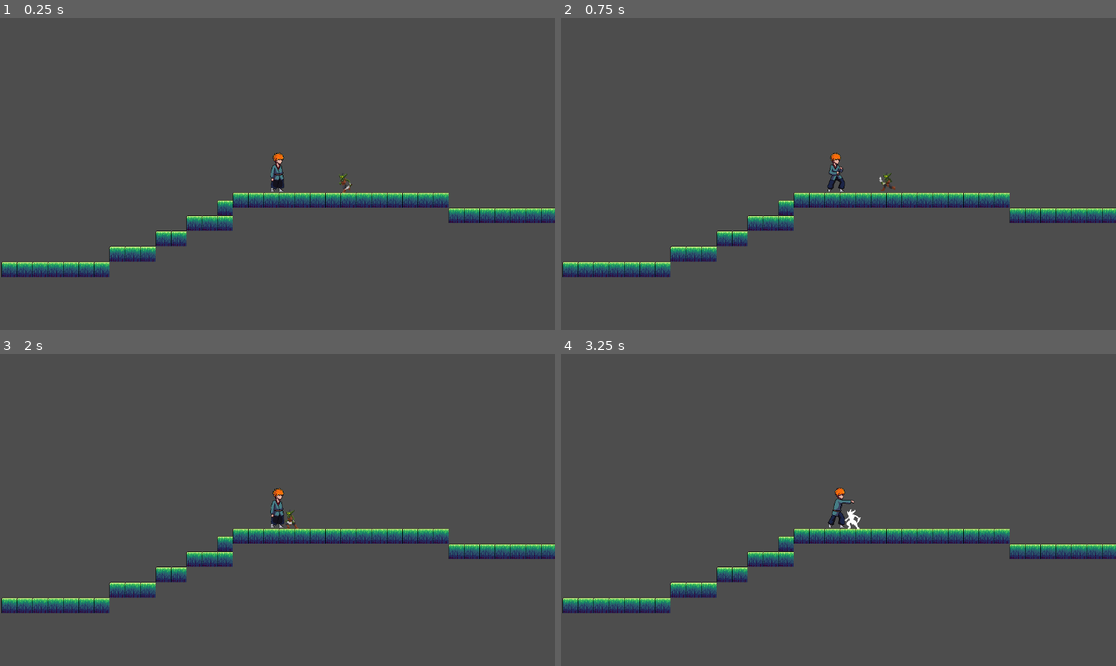
Above: before the commit, frames 1-4 (two rows, left to right).
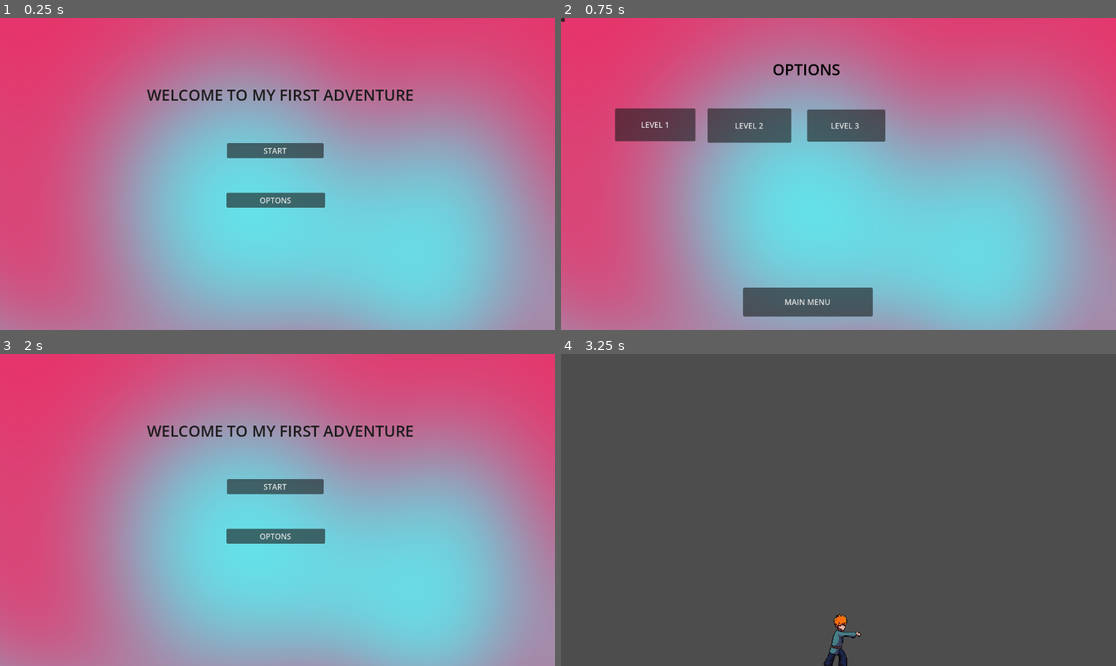
Above: after the commit, the same moments.

Repository: ansh33430w/Foolish-adventure
Game: Godot game, scene res://scenes/mainmenu.tscn
The game is run twice, just before and just after one commit, with the same random seed, the same clock (stepped at 60 frames per second) and the same inputs. Before the commit the project starts from res://check.tscn.
Inputs (mouse positions are in pixels of both pictures, inside the frame that each line leads up to):
- Up to frame 1 (0.25 s): no input
- Up to frame 2 (0.75 s): click (838, 198) at 0.5 s, where only the run after the commit has a clickable "OPTONS"
- Up to frame 3 (2 s): click (244, 637) at 1.25 s, where only the run after the commit has a clickable "MAIN MENU"
- Up to frame 4 (3.25 s): click (838, 488) at 2 s, where only the run after the commit has a clickable "START"; tap Enter at 2.75 s; move the mouse to (960, 494) at 2.77 s; hold Up from 2.78 s (still down); hold Shift (run) from 2.78 s (still down); click (960, 494) at 2.85 s; tap Space (jump) at 3.02 s

The runs differ from the first frame. In frame 1, 99% of the frame differs, in the area x 0-100%, y 0-100%; in frame 2, 94%; in frame 3, 99%; in frame 4, 5.8%.

Commit message:
last update...

Diff:
--- a/goblin.tscn
+++ b/goblin.tscn
@@ -6,6 +6,8 @@
 [ext_resource type="Texture2D" uid="uid://y4ssa22jf0v7" path="res://Assets/Goblin/Take Hit.png" id="3_3s2j4"]
 [ext_resource type="Texture2D" uid="uid://dtk8o0bi0ih4a" path="res://Assets/Goblin/Idle.png" id="4_6nebt"]
 [ext_resource type="Texture2D" uid="uid://dqpg2aiqc67uf" path="res://Assets/Goblin/Run.png" id="5_ixvp6"]
+[ext_resource type="AudioStream" uid="uid://dk3v54icb8q8m" path="res://Assets/freesound_community-sword-sound-2-36274.mp3" id="7_3s2j4"]
+[ext_resource type="AudioStream" uid="uid://cplaeo8b4jeh4" path="res://Assets/universfield-dramatic-death-collapse-352720.mp3" id="8_6nebt"]
 
 [sub_resource type="AtlasTexture" id="AtlasTexture_mq4fs"]
 atlas = ExtResource("1_eyhpr")
@@ -292,3 +294,9 @@
 [node name="CollisionShape2D" type="CollisionShape2D" parent="hurtbox" unique_id=105377620]
 position = Vector2(1, 2)
 shape = SubResource("RectangleShape2D_3s2j4")
+
+[node name="AudioStreamPlayer" type="AudioStreamPlayer" parent="." unique_id=67360663]
+stream = ExtResource("7_3s2j4")
+
+[node name="AudioStreamPlayer2" type="AudioStreamPlayer" parent="." unique_id=1208613034]
+stream = ExtResource("8_6nebt")
--- a/project.godot
+++ b/project.godot
@@ -11,7 +11,7 @@
 [application]
 
 config/name="Foolish adventure"
-run/main_scene="uid://ch53epde23cf5"
+run/main_scene="uid://lovgvko720sa"
 config/features=PackedStringArray("4.6", "Forward Plus")
 config/icon="res://icon.svg"
 
--- a/scenes/character_body_2d.tscn
+++ b/scenes/character_body_2d.tscn
@@ -10,6 +10,8 @@
 [ext_resource type="Texture2D" uid="uid://buinr7lya2j8l" path="res://Assets/characters/Fighter/Jump.png" id="5_mfdas"]
 [ext_resource type="Texture2D" uid="uid://dcsayh6b13a2" path="res://Assets/characters/Fighter/Run.png" id="6_8nwgm"]
 [ext_resource type="Texture2D" uid="uid://cfsywlkwdltko" path="res://Assets/characters/Fighter/Walk.png" id="7_7pl6r"]
+[ext_resource type="AudioStream" uid="uid://c32yed73hxass" path="res://Assets/soraatwod-punch-416719.mp3" id="11_8nwgm"]
+[ext_resource type="AudioStream" uid="uid://caiad65b7bsbg" path="res://Assets/moutchitos-mario-grabish-14183.mp3" id="12_7pl6r"]
 
 [sub_resource type="AtlasTexture" id="AtlasTexture_g2brh"]
 atlas = ExtResource("1_lj8jo")
@@ -462,3 +464,11 @@
 position = Vector2(24, -2)
 shape = SubResource("RectangleShape2D_mfdas")
 debug_color = Color(0.88902974, 0.32778934, 0, 0.41960785)
+
+[node name="AudioStreamPlayer" type="AudioStreamPlayer" parent="." unique_id=51826937]
+stream = ExtResource("11_8nwgm")
+volume_db = -9.208
+
+[node name="AudioStreamPlayer2" type="AudioStreamPlayer" parent="." unique_id=1281854105]
+stream = ExtResource("12_7pl6r")
+volume_db = -9.208
--- a/scripts/character_body_2d.gd
+++ b/scripts/character_body_2d.gd
@@ -21,7 +21,9 @@
 var inaction = false
 @onready var hitbox: Area2D = $hitbox
 @onready var collision_shape_2d: CollisionShape2D = $hitbox/CollisionShape2D
-
+@onready var audio_stream_player_2: AudioStreamPlayer = $AudioStreamPlayer2
+
+@onready var audio_stream_player: AudioStreamPlayer = $AudioStreamPlayer
 
 @onready var animated_sprite_2d: AnimatedSprite2D = $AnimatedSprite2D
 var animlock = 0.45
@@ -33,6 +35,7 @@
 var hitbox_token = 0
 
 func _ready() -> void:
+	set_physics_process(true)
 	collision_shape_2d.disabled = true
 	hitbox.area_entered.connect(_on_area_hitbox_entered)
 	animated_sprite_2d.animation_finished.connect(animation_finished)
@@ -90,6 +93,8 @@
 
 
 func attack(step:int) ->void:
+
+	audio_stream_player.play()
 	atkcombo = step
 	atking = false
 	inaction = true
@@ -230,8 +235,10 @@
 # now i really wana die :(
 
 func die() -> void:
+	audio_stream_player_2.play()
 	isdead =true
 	state=states.death
 	inaction =true
 	animated_sprite_2d.play("death")
 	set_physics_process(false)
+	get_tree().reload_current_scene()
--- a/scripts/goblin.gd
+++ b/scripts/goblin.gd
@@ -23,9 +23,11 @@
 var patroldir = 1
 
 @onready var animated_sprite_2d: AnimatedSprite2D = $AnimatedSprite2D
+@onready var audio_stream_player: AudioStreamPlayer = $AudioStreamPlayer
 
 @onready var hitbpx: Area2D = $Node2D/hitbpx
 @onready var collision_shape_2d: CollisionShape2D = $Node2D/hitbpx/CollisionShape2D
+@onready var audio_stream_player_2: AudioStreamPlayer = $AudioStreamPlayer2
 
 
 @onready var hurtbox: Area2D = $hurtbox
@@ -152,7 +154,7 @@
 
 
 func attack():
-
+	audio_stream_player.play()
 	state = states.atk
 	inaction = true
 	velocity.x = 0.0
@@ -223,6 +225,7 @@
 
 func die():
 	isdead =true
+	audio_stream_player_2.play()
 	state =states.death
 	inaction = true
 	velocity = Vector2.ZERO
--- a/scripts/mainmenu.gd
+++ b/scripts/mainmenu.gd
@@ -4,10 +4,10 @@
 
 
 func _on_button_pressed() -> void:
-	get_tree().change_scene_to_file("res://check.tscn")
+	get_tree().change_scene_to_file("res://scenes/LEVELS/level_1.tscn")
 
 
 
 
 func _on_button_2_pressed() -> void:
-	pass
+	get_tree().change_scene_to_file("res://scenes/options.tscn")
